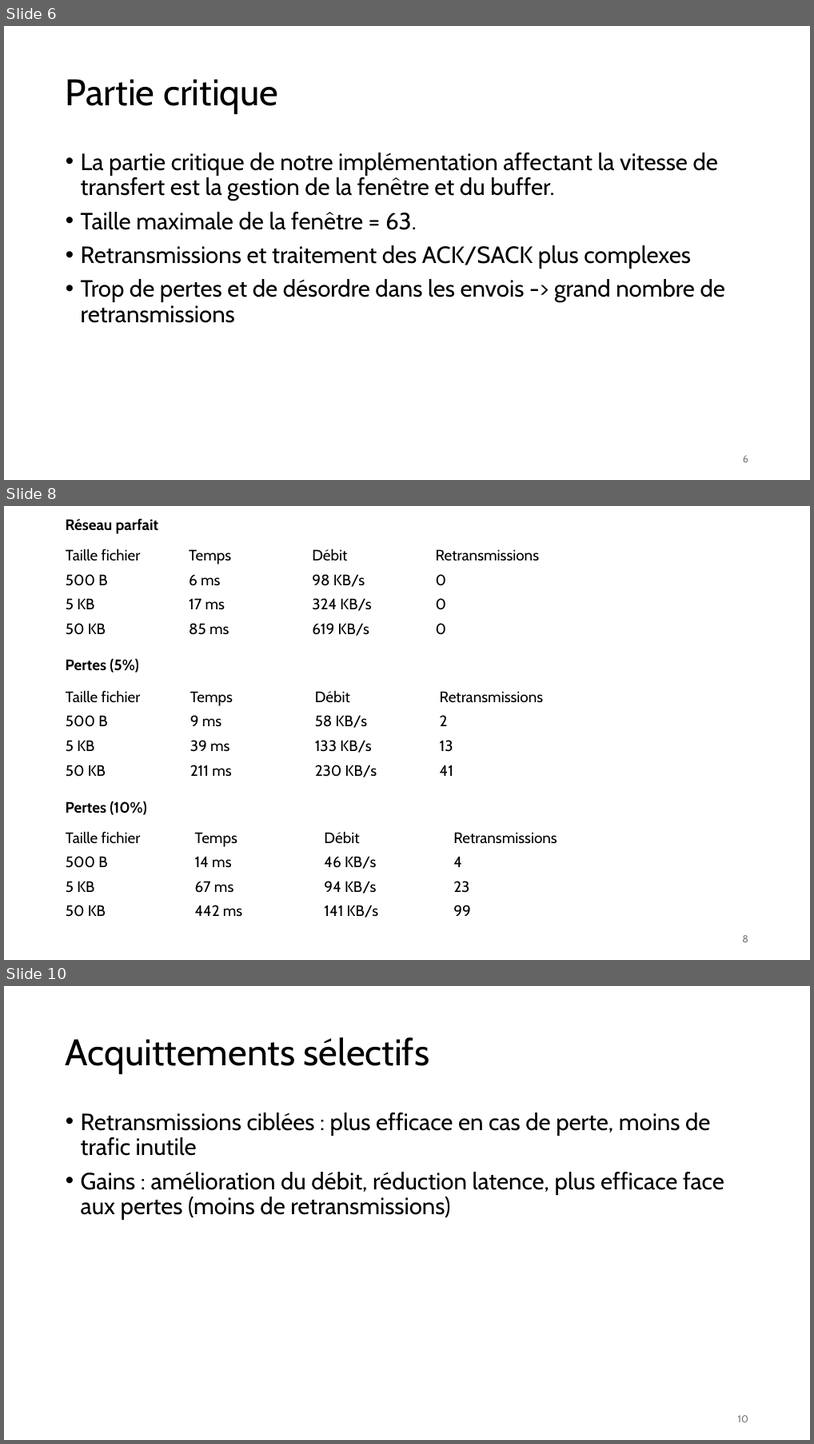
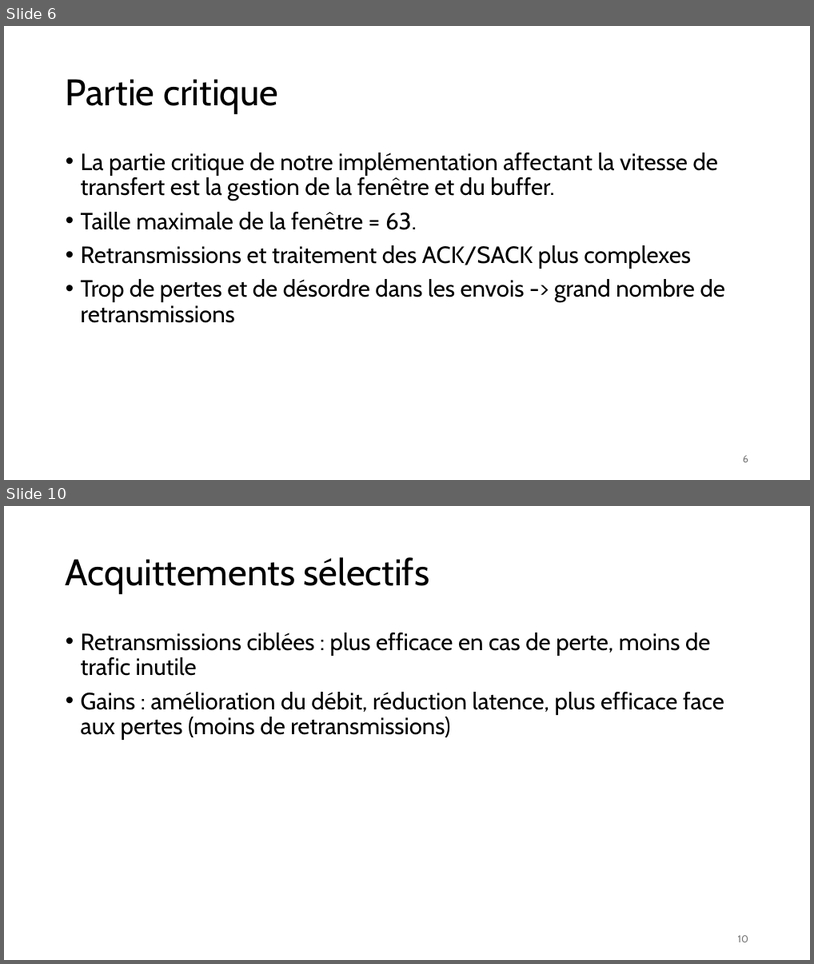
Before and after one commit to Tidyresonnance8/projet1_C-sarBortoluzzi_IsaacYamdjieu_AbdouMbengue, a slide deck: Rapport_projet_SRTP.pptx. Shown one above the other, each under a label of ours: slides 6, 8 and 10 before the commit, slides 6 and 10 after it; the slides between them are not shown. The pictures are 814x1444 and 814x964 pixels, drawn with LibreOffice and Linux fonts; fonts in the diff are those of the drawing. Boxes give left, top, right and bottom in pixels: in the first picture for what was removed or moved away, otherwise in the second. Text is boxed around its words. In the diff, an @@ line names an element or a change of style, - is before the commit and + after.

```diff
--- a/Rapport_projet_SRTP.pptx
+++ b/Rapport_projet_SRTP.pptx
@@ slide 8 removed at [4, 506, 810, 960], background #FFFFFF @@
@@ text removed at [66, 518, 158, 534] @@
-Réseau parfait
@@ table removed at [60, 543, 554, 640], 4 rows, 4 columns @@
-Taille fichier | Temps | Débit | Retransmissions
-500 B | 6 ms | 98 KB/s | 0
-5 KB | 17 ms | 324 KB/s | 0
-50 KB | 85 ms | 619 KB/s | 0
@@ text removed at [66, 658, 139, 672] @@
-Pertes (5%)
@@ table removed at [60, 684, 558, 781], 4 rows, 4 columns @@
-Taille fichier | Temps | Débit | Retransmissions
-500 B | 9 ms | 58 KB/s | 2
-5 KB | 39 ms | 133 KB/s | 13
-50 KB | 211 ms | 230 KB/s | 41
@@ text removed at [66, 800, 147, 815] @@
-Pertes (10%)
@@ table removed at [60, 826, 578, 923], 4 rows, 4 columns @@
-Taille fichier | Temps | Débit | Retransmissions
-500 B | 14 ms | 46 KB/s | 4
-5 KB | 67 ms | 94 KB/s | 23
-50 KB | 442 ms | 141 KB/s | 99
@@ page number removed at [742, 935, 749, 942] @@
-8
```
Also in this commit, not shown: 3 slides changed, 1 slide added, 4 other files.
